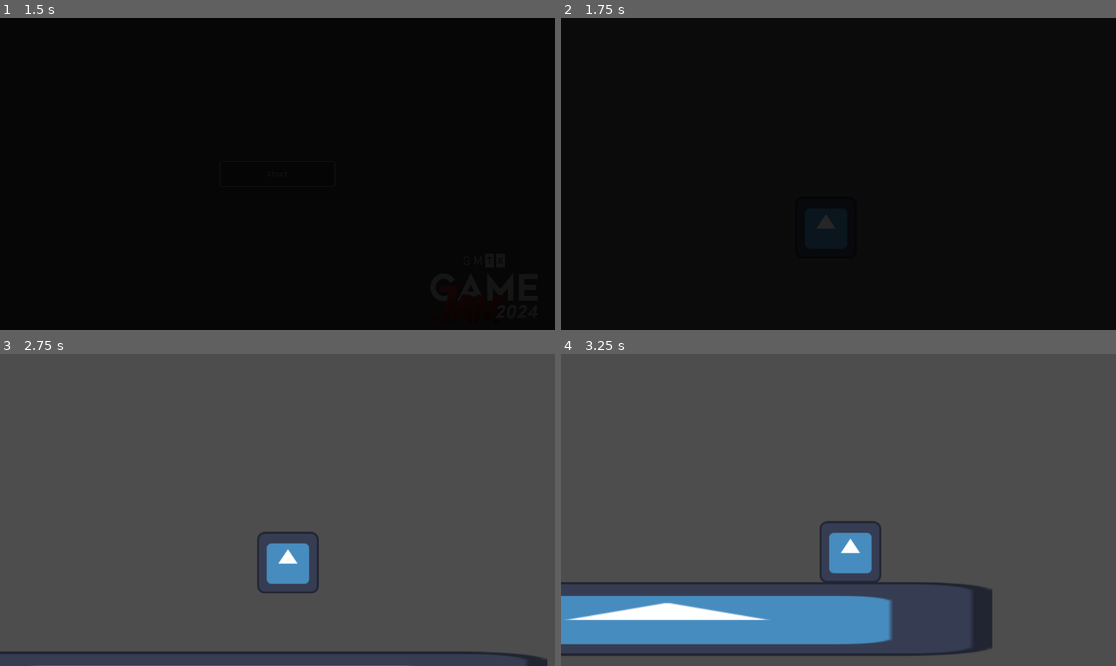
Above: before the commit, frames 1-4 (two rows, left to right).
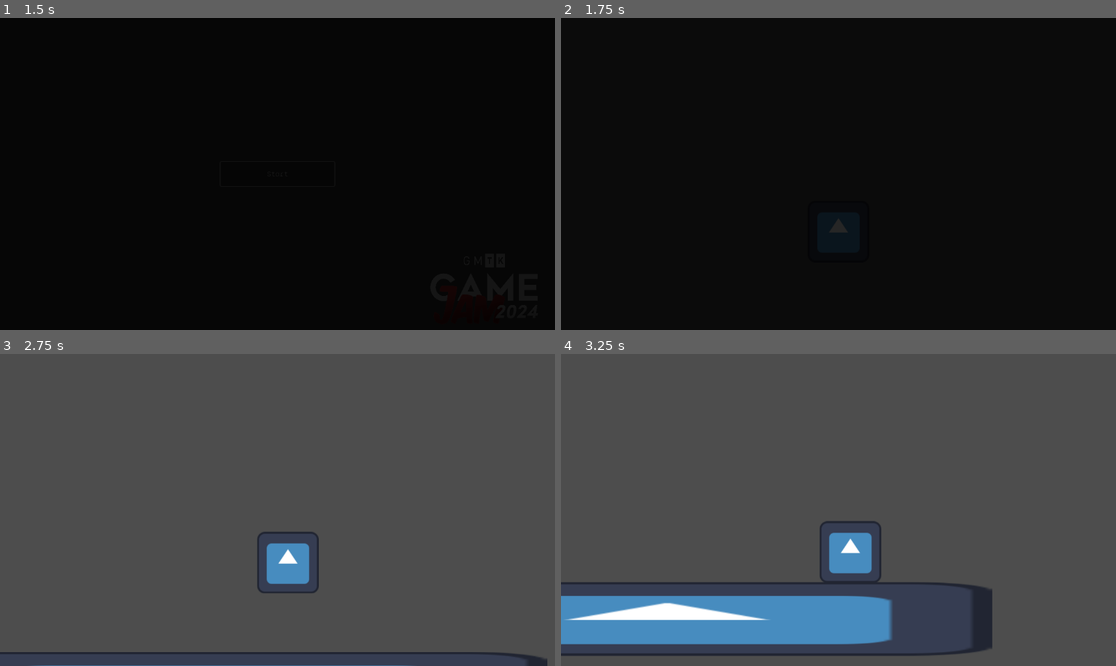
Above: after the commit, the same moments.

Repository: T4R1N/BuiltToScale
Game: Godot game, scene res://Scenes/Main.tscn
Two runs of this game, one before a commit and one after it. Both use one fixed random seed, a clock stepped at 60 frames per second and the inputs below. The engine's default icon, where the game draws it, is replaced by a stand-in: a white triangle on a blue panel in a dark square.
Inputs:
- Up to frame 1 (1.5 s): click "Start" at 0.5 s; click "Start" at 1.25 s
- Up to frame 2 (1.75 s): no input
- Up to frame 3 (2.75 s): hold D (Right) from 2.03 s (still down); tap Space (Jump) at 2.27 s
- Up to frame 4 (3.25 s): keep holding D (Right); tap Space (Jump) at 3.02 s

Frame 1 is identical in both runs. In frame 2, 0.1% of the frame differs, in the area x 46-52%, y 63-69%; in frame 3, 0.2%, in the area x 0-88%, y 95-96%; in frame 4, less than 0.1%.

Commit message:
camera goes to target

Diff:
--- a/Scripts/camera.gd
+++ b/Scripts/camera.gd
@@ -7,7 +7,7 @@
 
 # Called when the node enters the scene tree for the first time.
 func _ready():
-	pass # Replace with function body.
+	global_position = target.get_global_position()
 
 
 # Called every frame. 'delta' is the elapsed time since the previous frame.
